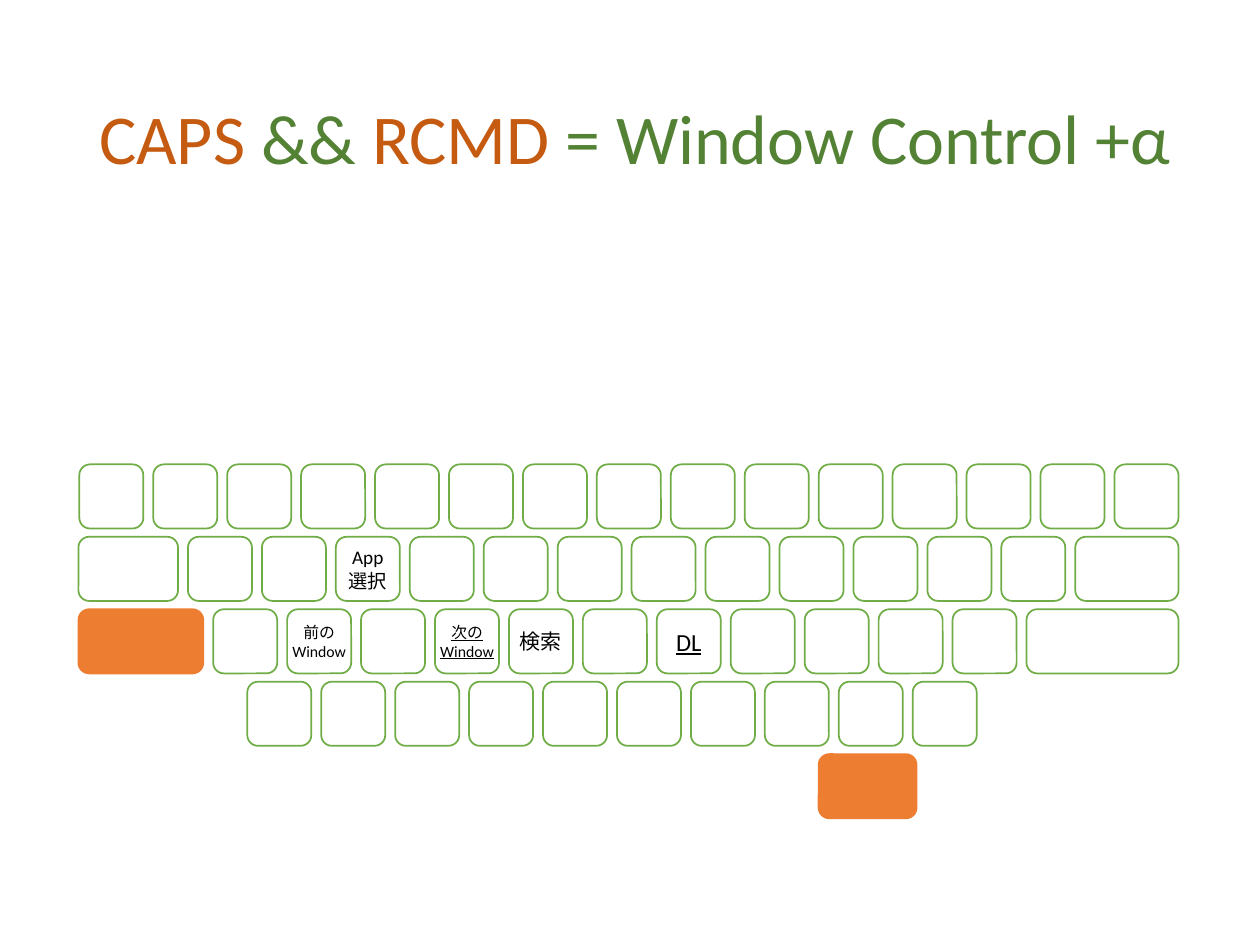
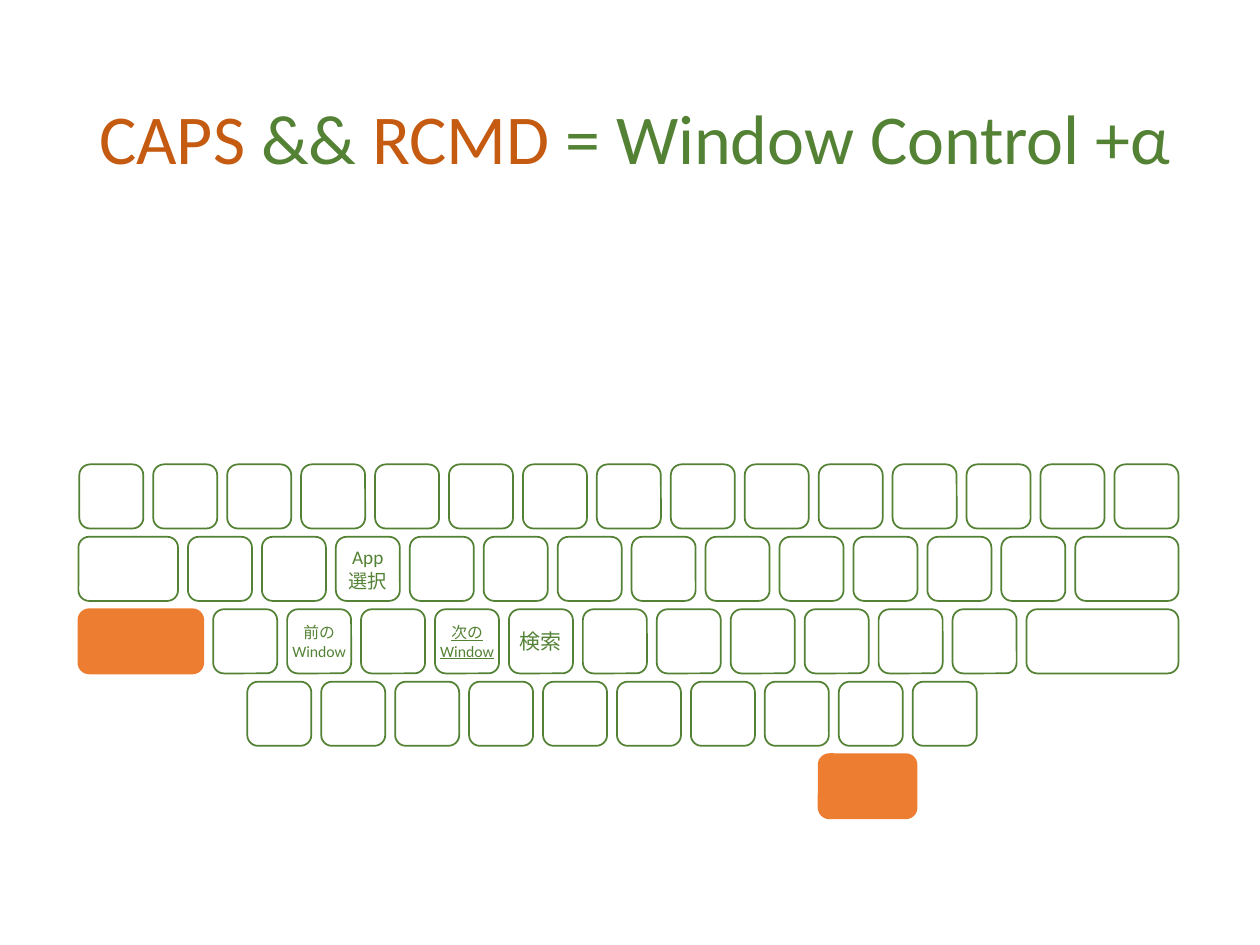
Before and after one commit to ittooo66/myAHK, a slide deck: slide 7 of MANUAL.pptx. Drawn at 1260x945 pixels with LibreOffice and Linux fonts; fonts in the diff are those of the drawing. Boxes give left, top, right and bottom in pixels: in the first picture for what was removed or moved away, otherwise in the second. Text is boxed around its words. In the diff, an @@ line names an element or a change of style, - is before the commit and + after.

```diff
--- a/MANUAL.pptx
+++ b/MANUAL.pptx
@@ text colour #000000 to #548235; outline #70AD47 1 pt to #548235 1 pt in 4 elements at (336, 537, 401, 601), (287, 610, 352, 674), (435, 610, 499, 674), (509, 610, 573, 674) @@
@@ outline #70AD47 1 pt to #548235 1 pt in 47 elements at (79, 465, 144, 529), (154, 465, 218, 529), (227, 465, 291, 529), (301, 465, 365, 529), (375, 465, 440, 529), (449, 465, 513, 529), (523, 465, 587, 529), (597, 465, 662, 529), (670, 465, 735, 529), (745, 465, 809, 529), (819, 465, 883, 529), (892, 465, 956, 529), (966, 465, 1031, 529), (1041, 465, 1105, 529), (1114, 465, 1178, 529), (188, 537, 252, 601), (262, 537, 326, 601), (410, 537, 474, 601), (484, 537, 548, 601), (558, 537, 622, 601), (631, 537, 696, 601), (706, 537, 770, 601), (780, 537, 844, 601), (853, 537, 917, 601), (927, 537, 992, 601), (1002, 537, 1066, 601), (1075, 537, 1178, 601), (78, 537, 178, 601), (213, 610, 277, 674), (362, 610, 426, 674), (583, 610, 648, 674), (731, 610, 795, 674), (805, 610, 869, 674), (878, 610, 942, 674), (953, 610, 1017, 674), (1027, 610, 1179, 674), (247, 682, 311, 746), (321, 682, 386, 746), (396, 682, 460, 746), (469, 682, 533, 746), (543, 682, 607, 746), (617, 682, 682, 746), (690, 682, 755, 746), (765, 682, 829, 746), (839, 682, 903, 746), (912, 682, 976, 746), (656, 610, 721, 674) @@
@@ text in rounded rectangle at (676, 635, 701, 655): text removed @@
-DL
```
Also in this commit, not shown: 6 other slides changed.
